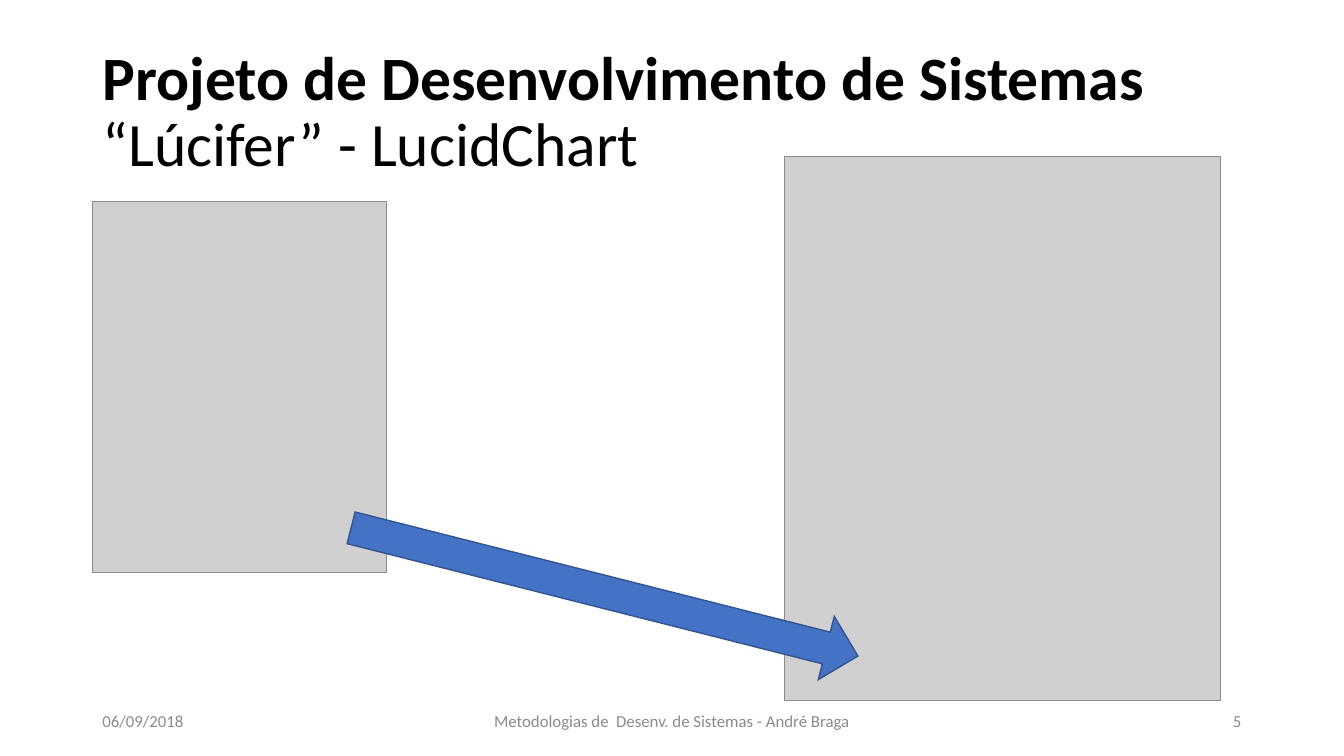
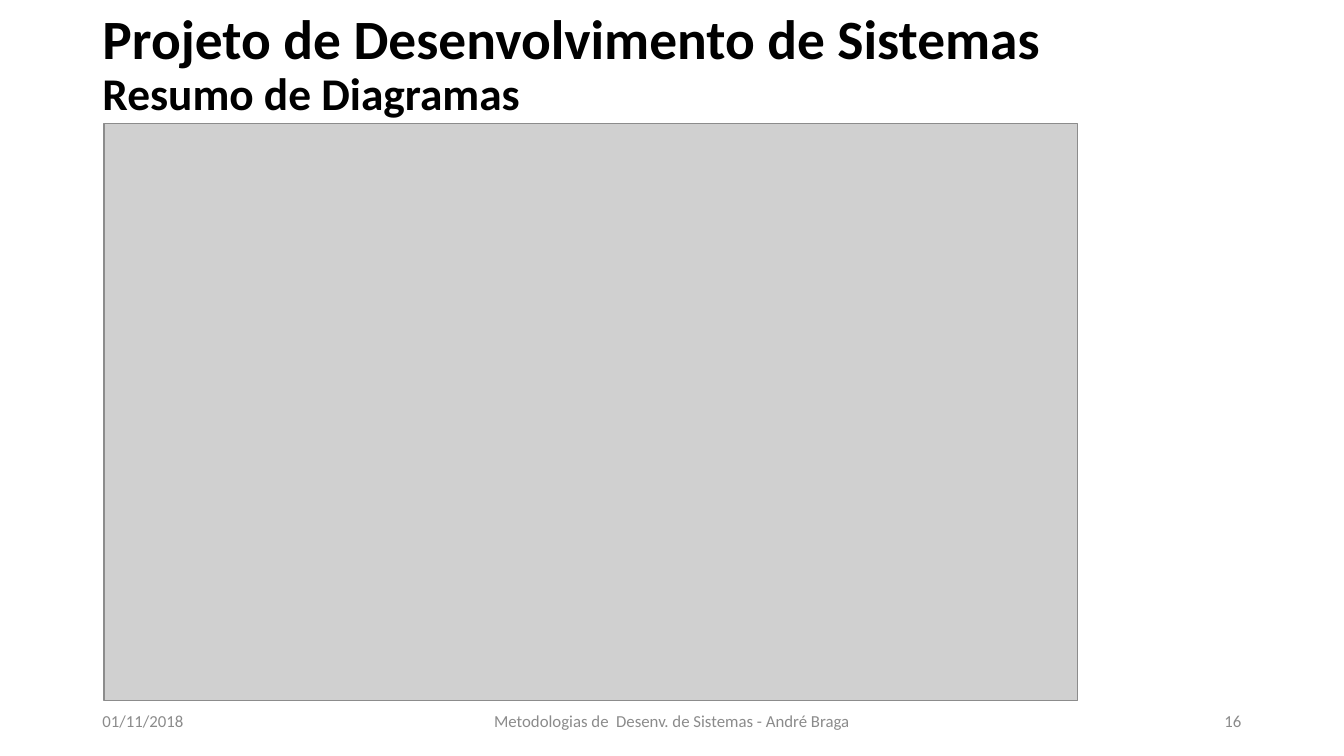
Before and after one commit to LeoCaronezi/CURSOS, a slide deck: slide 16 of Metodologias de Desenvolvimento de Sistemas/CCT0431 - METE DES DE SIST_Aula_04_2018_02 .pptx (slide 5 before the commit). Drawn at 1344x756 pixels with LibreOffice and Linux fonts; fonts in the diff are those of the drawing; grey boxes stand for pictures. Boxes give left, top, right and bottom in pixels: in the first picture for what was removed or moved away, otherwise in the second. Text is boxed around its words. In the diff, an @@ line names an element or a change of style, - is before the commit and + after.

Commit message:
Met Desenvolvimento de Sistemas

```diff
--- a/Metodologias de Desenvolvimento de Sistemas/CCT0431 - METE DES DE SIST_Aula_04_2018_02 .pptx
+++ b/Metodologias de Desenvolvimento de Sistemas/CCT0431 - METE DES DE SIST_Aula_04_2018_02 .pptx
@@ title at (102, 20, 1039, 118): text changed; size 44 to 39.6 pt @@
-Projeto de Desenvolvimento de Sistemas
-“Lúcifer” - LucidChart
+Projeto de Desenvolvimento de Sistemas
+Resumo de Diagramas
@@ picture added at (104, 124, 1078, 701) @@
@@ picture removed at (785, 156, 1221, 701) @@
@@ picture removed at (93, 202, 387, 573) @@
@@ right arrow removed at (343, 496, 866, 688) @@
@@ text at (102, 715, 183, 728): text changed @@
-06/09/2018
+01/11/2018
@@ page number at (1224, 716, 1241, 727): text changed @@
-5
+16
```
Also in this commit, not shown: 10 other slides changed, 13 slides added, 2 slides removed, 1 other file.
